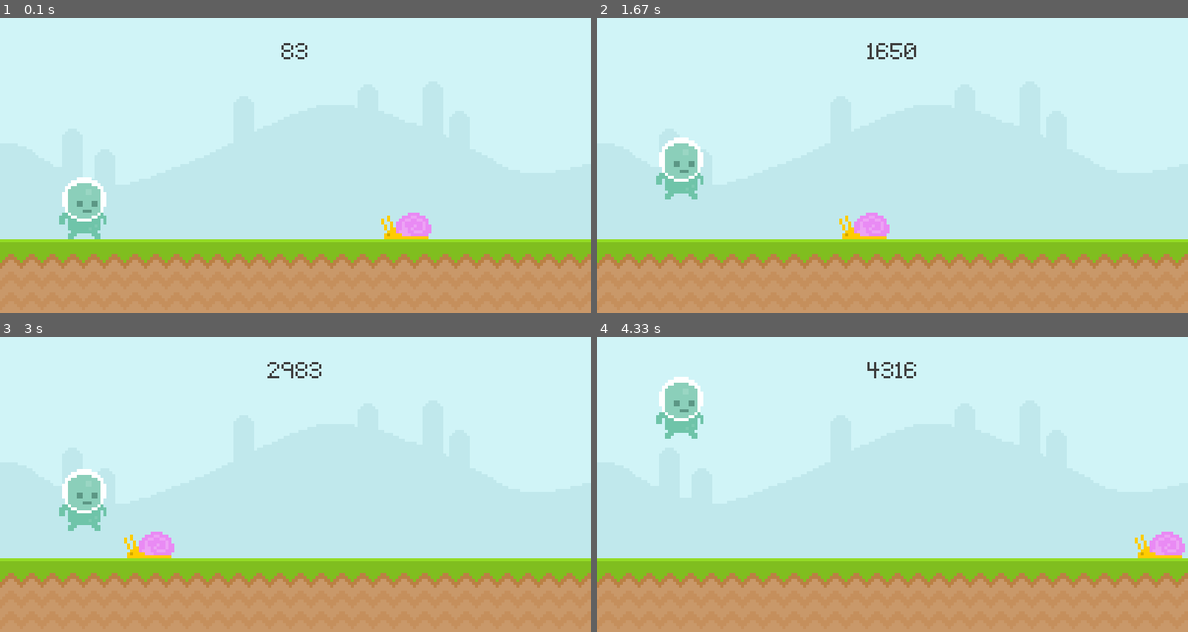
Above: before the commit, frames 1-4 (two rows, left to right).
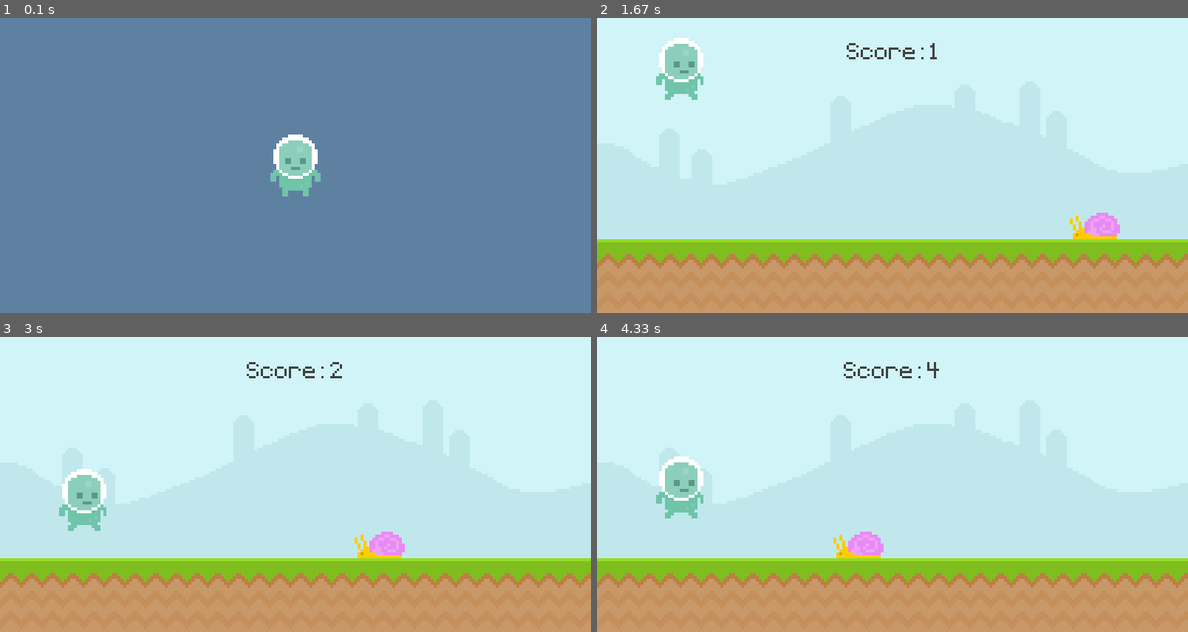
Above: after the commit, the same moments.

Repository: PhouMan/PygamesLearning
Game: pygame game, started from main.py
Two runs of this game, one before a commit and one after it. Both use one fixed random seed, a clock stepped at 60 frames per second and the inputs below.
Inputs:
- Up to frame 1 (0.1 s): no input
- Up to frame 2 (1.67 s): tap Space at 0.33, 0.67, 1.07, 1.37 s
- Up to frame 3 (3 s): tap Space at 1.9, 2.2, 2.97 s
- Up to frame 4 (4.33 s): tap Space at 3.73, 4.13 s

The runs differ from the first frame. In frame 1, 100% of the frame differs, in the area x 0-100%, y 0-100%; in frame 2, 3.9%; in frame 3, 1.4%; in frame 4, 3.9%.

Commit message:
More work

Diff:
--- a/main.py
+++ b/main.py
@@ -2,8 +2,8 @@
 from sys import exit
 
 def display_score():
-    time = pygame.time.get_ticks()
-    score_surface = test_font.render(f"{time}", False, (64, 64, 64))
+    time = int(pygame.time.get_ticks()/1000) - start_time
+    score_surface = test_font.render(f"Score: {time}", False, (64, 64, 64))
     score_rect = score_surface.get_rect(center=(400, 50))
     screen.blit(score_surface, score_rect)
 
@@ -20,7 +20,8 @@
 # the font
 test_font = pygame.font.Font('Assets/Pixeltype.ttf', 50)
 
-game_active = True
+game_active = False
+start_time = 0
 
 # Surfaces
 # Note: Use .convert() for better optimization. .convert_alpha() for pngs with transparent parts
@@ -40,6 +41,10 @@
 player_rect = player_surface.get_rect(bottomleft=(80, 300))
 player_gravity = 0
 
+#Intro
+player_stand = pygame.image.load('Assets/Sprites/player_stand.png').convert_alpha()
+player_stand_rect = player_stand.get_rect(center = (400,200))
+
 while True:
     # Checks for if the user closes the window, if so quit the game
     for event in pygame.event.get():
@@ -58,6 +63,7 @@
             if event.type == pygame.KEYDOWN and event.key == pygame.K_SPACE:
                     game_active = True
                     snail_rect.left = 800
+                    start_time = int(pygame.time.get_ticks()/1000)
 
     if game_active:
         # the background images and their positions
@@ -89,7 +95,8 @@
         if snail_rect.colliderect(player_rect):
             game_active = False
     else:
-        screen.fill("Black")
+        screen.fill((94, 129, 162))
+        screen.blit(player_stand, player_stand_rect)
 
 
     # Updates the display surface at screen
